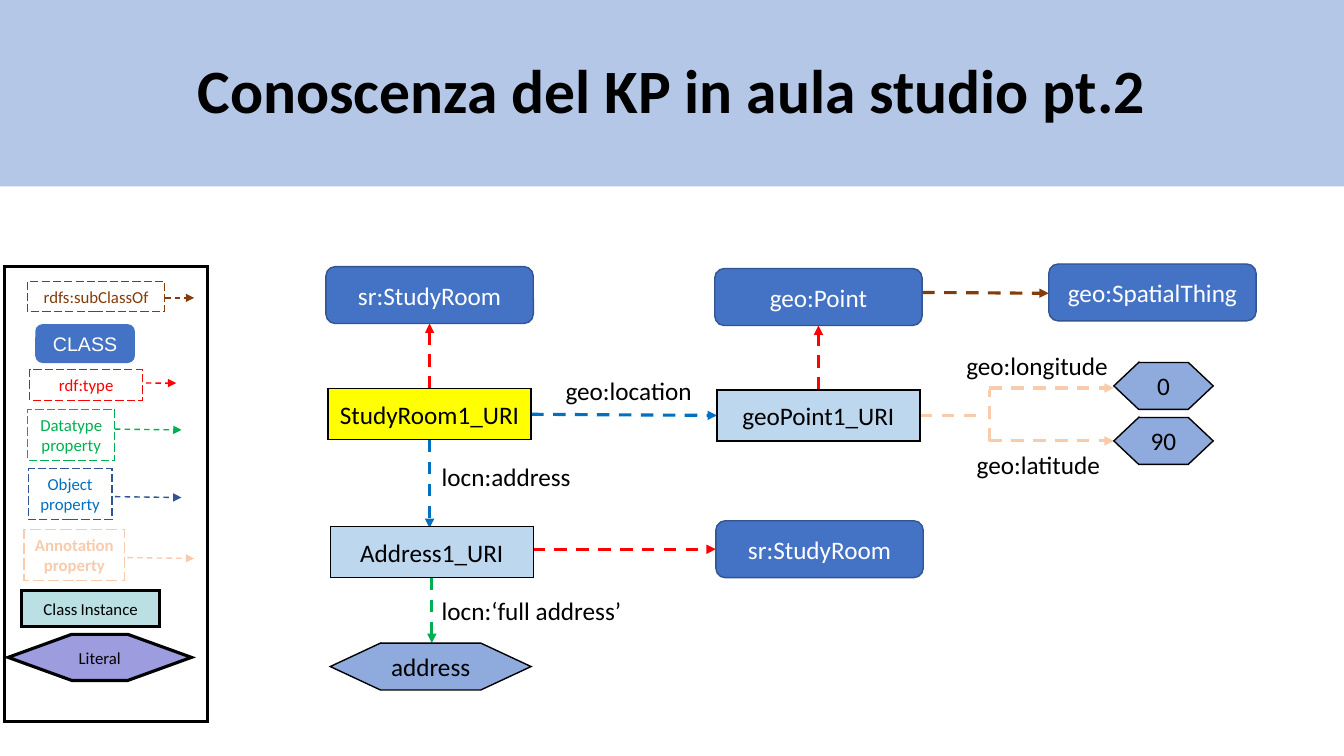
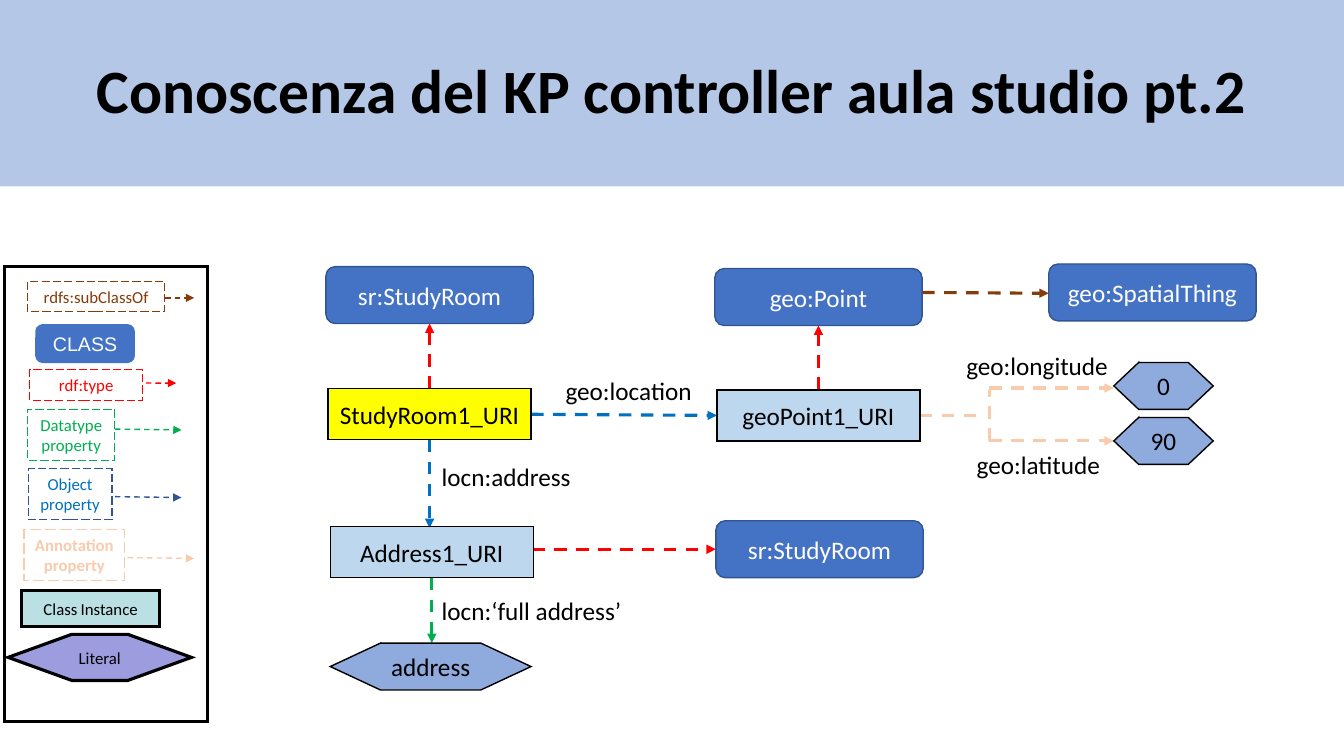
Before and after one commit to matte21/CalcM, a slide deck: slide 14 of ontologia.pptx (slide 17 before the commit). Drawn at 1344x756 pixels with LibreOffice and Linux fonts; fonts in the diff are those of the drawing. Boxes give left, top, right and bottom in pixels: in the first picture for what was removed or moved away, otherwise in the second. Text is boxed around its words. In the diff, an @@ line names an element or a change of style, - is before the commit and + after.

Commit message:
Suddivisione conoscenza oggetti tra i 2 KP aula studio, compattazione slide con aggiunta animazioni

```diff
--- a/ontologia.pptx
+++ b/ontologia.pptx
@@ text in rectangle at [97, 69, 1245, 123]: text changed @@
-Conoscenza del KP in aula studio pt.2
+Conoscenza del KP controller aula studio pt.2
```
Also in this commit, not shown: 3 other slides changed, 2 slides added, 5 slides removed.
